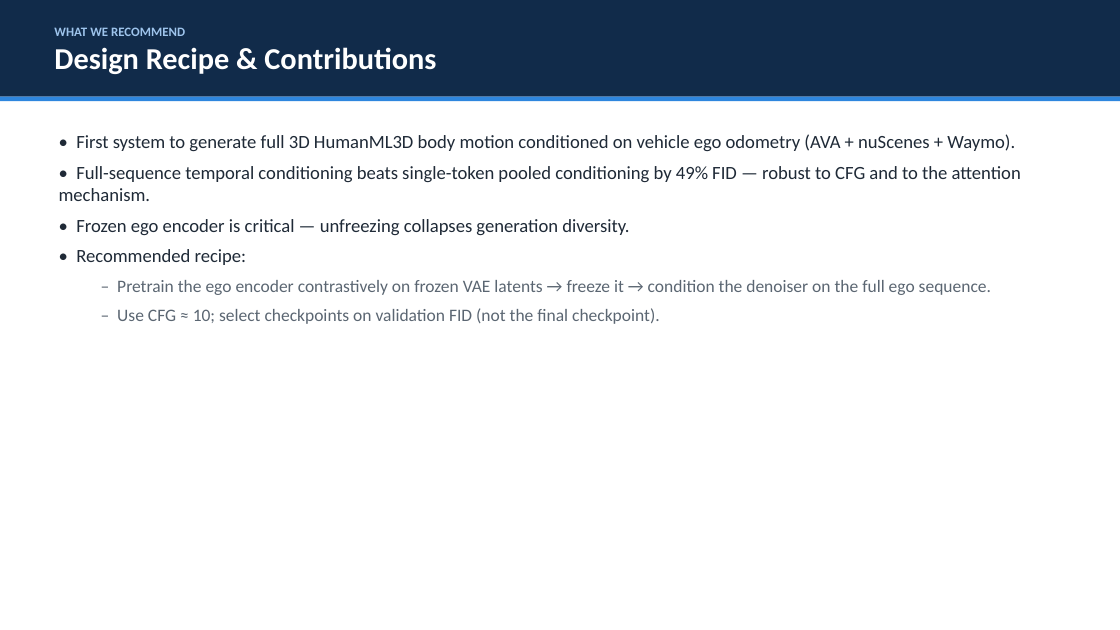
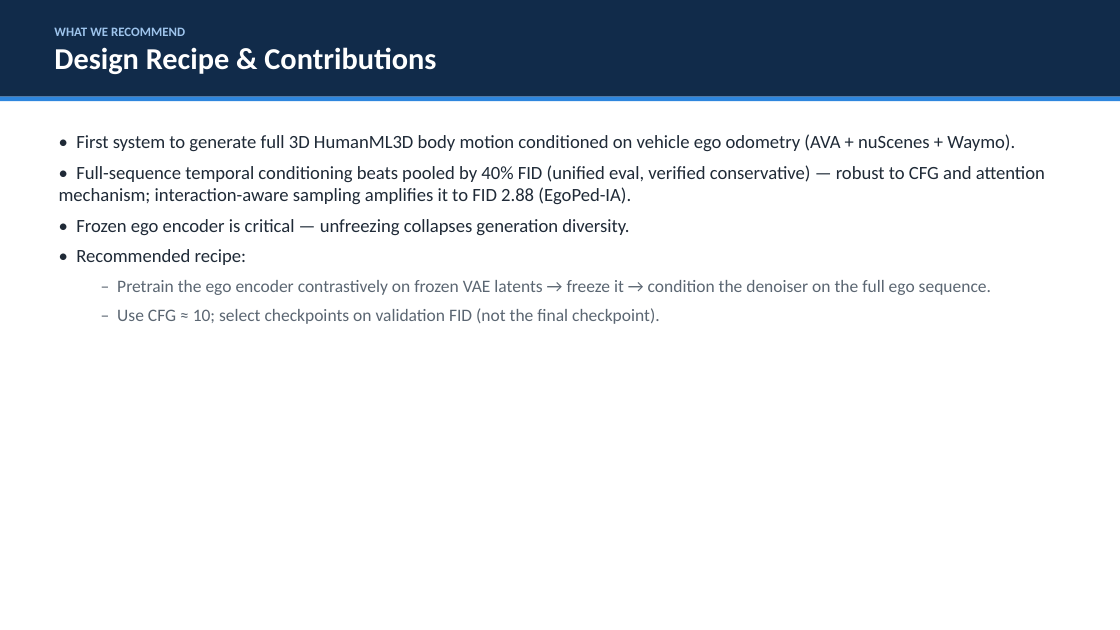
Before and after one commit to ers1804/motion-latent-diffusion, a slide deck: slide 12 of research/to_human/EgoPed_professor_deck.pptx. Drawn at 1120x630 pixels with LibreOffice and Linux fonts; fonts in the diff are those of the drawing. Boxes give left, top, right and bottom in pixels: in the first picture for what was removed or moved away, otherwise in the second. Text is boxed around its words. In the diff, an @@ line names an element or a change of style, - is before the commit and + after.

Commit message:
research(paper): deck refreshed to match the rewrite — unified 40%, EgoPed-IA row, hardening verdicts
Main-result slide: unified table + EgoPed-IA (2.880), conservative-verified
framing replaces the in-progress caveat; ablation-1 unified numbers (6.677 vs
5.620); recipe + limitations slides now carry the full hardening verdicts
(2x2, seeds, rand-init, ADE/FDE, behavioral probe, baseline ladder).

```diff
--- a/research/to_human/EgoPed_professor_deck.pptx
+++ b/research/to_human/EgoPed_professor_deck.pptx
@@ text at (59, 165, 1045, 204): text changed @@
-• Full-sequence temporal conditioning beats single-token pooled conditioning by 49% FID — robust to CFG and to the attention mechanism.
+• Full-sequence temporal conditioning beats pooled by 40% FID (unified eval, verified conservative) — robust to CFG and attention mechanism; interaction-aware sampling amplifies it to FID 2.88 (EgoPed-IA).
```
Also in this commit, not shown: 4 other slides changed.
